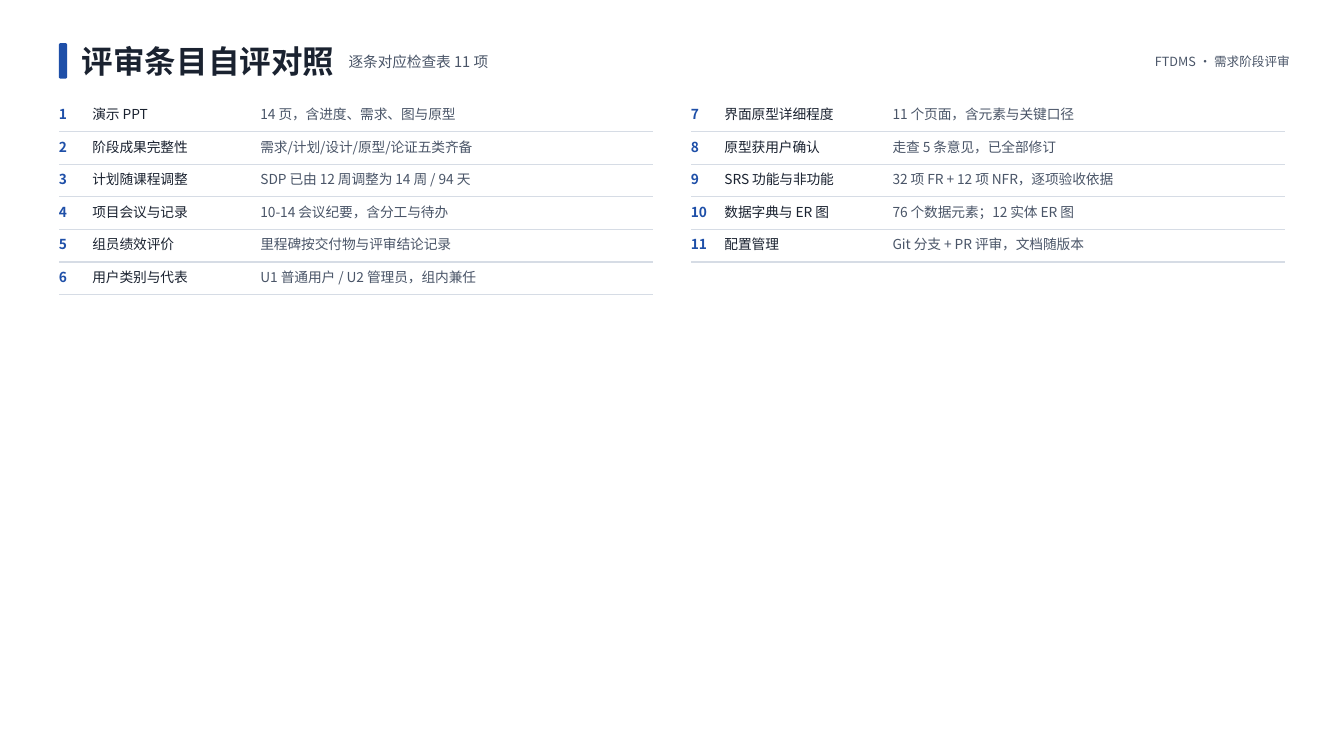
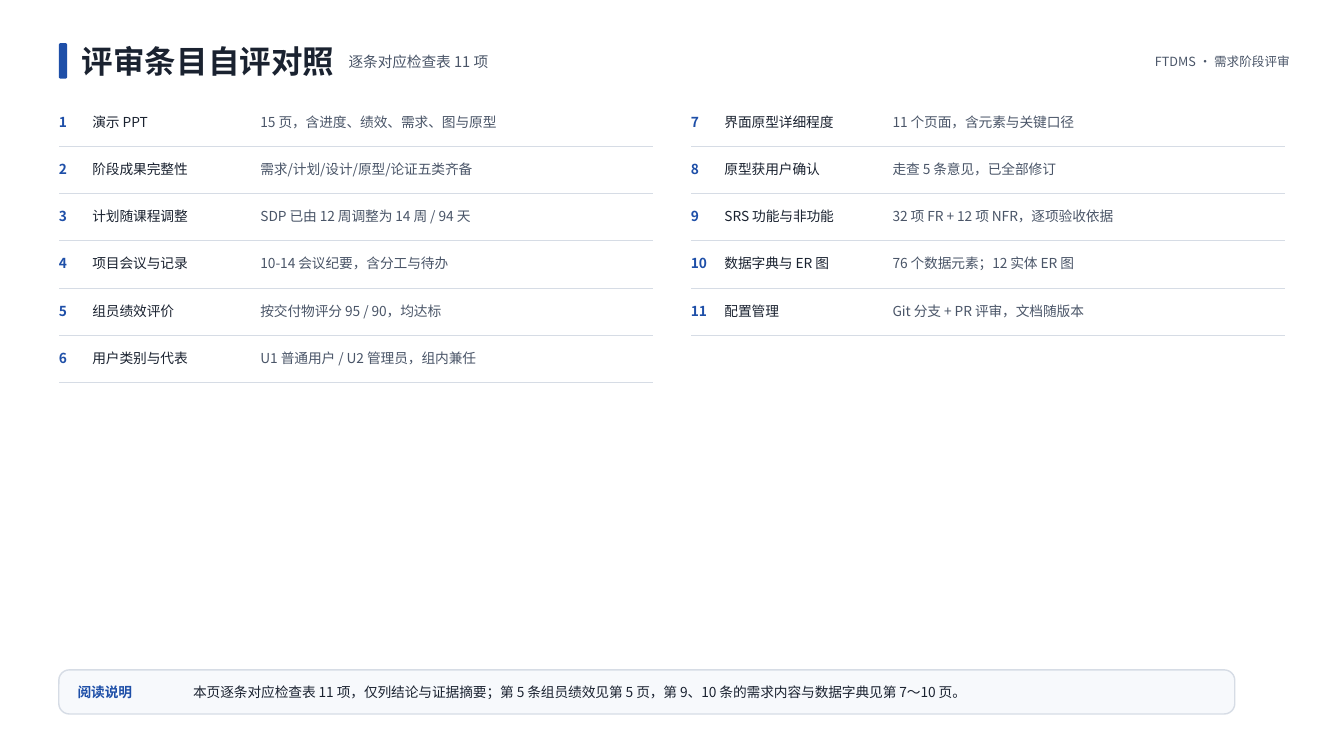
Before and after one commit to dianwanyue/fitness-training-diet, a slide deck: slide 4 of docs/需求分析/健身训练与饮食管理系统_需求阶段评审.pptx. Drawn at 1344x756 pixels with LibreOffice and Linux fonts; fonts in the diff are those of the drawing. Boxes give left, top, right and bottom in pixels: in the first picture for what was removed or moved away, otherwise in the second. Text is boxed around its words. In the diff, an @@ line names an element or a change of style, - is before the commit and + after.

Commit message:
11-1需求评审PPT：补充组员绩效评价

```diff
--- a/docs/需求分析/健身训练与饮食管理系统_需求阶段评审.pptx
+++ b/docs/需求分析/健身训练与饮食管理系统_需求阶段评审.pptx
@@ freeform shape: place and size @@
-freeform shape at (58, 99, 653, 132)
+freeform shape at (58, 99, 653, 147)
@@ text at (260, 115, 497, 128): text changed @@
-14 页，含进度、需求、图与原型
+15 页，含进度、绩效、需求、图与原型
@@ freeform shape: place and size @@
-freeform shape at (691, 99, 1286, 132)
+freeform shape at (691, 99, 1286, 147)
@@ 5 texts: place and size @@
-5 texts at (59, 107, 1074, 120)
+5 texts at (59, 115, 1074, 128)
@@ freeform shape: place and size @@
-freeform shape at (58, 163, 653, 197)
+freeform shape at (58, 146, 653, 195)
@@ freeform shape: place and size @@
-freeform shape at (691, 163, 1286, 197)
+freeform shape at (691, 146, 1286, 195)
@@ 6 texts: place and size @@
-6 texts at (59, 140, 1056, 155)
+6 texts at (59, 162, 1056, 177)
@@ freeform shape: place and size @@
-freeform shape at (58, 197, 653, 230)
+freeform shape at (58, 194, 653, 242)
@@ freeform shape: place and size @@
-freeform shape at (691, 197, 1286, 230)
+freeform shape at (691, 194, 1286, 242)
@@ 6 texts: place and size @@
-6 texts at (59, 172, 1113, 185)
+6 texts at (59, 209, 1113, 222)
@@ freeform shape: place and size @@
-freeform shape at (58, 261, 653, 294)
+freeform shape at (58, 241, 653, 289)
@@ freeform shape: place and size @@
-freeform shape at (691, 229, 1286, 262)
+freeform shape at (691, 241, 1286, 289)
@@ 6 texts: place and size @@
-6 texts at (59, 205, 1074, 219)
+6 texts at (59, 256, 1074, 270)
@@ freeform shape: place and size @@
-freeform shape at (58, 229, 653, 262)
+freeform shape at (58, 287, 653, 336)
@@ freeform shape: place and size @@
-freeform shape at (691, 131, 1286, 164)
+freeform shape at (691, 287, 1286, 336)
@@ text at (260, 304, 442, 317): text changed @@
-里程碑按交付物与评审结论记录
+按交付物评分 95 / 90，均达标
@@ 5 texts: place and size @@
-5 texts at (59, 237, 1084, 250)
+5 texts at (59, 304, 1084, 317)
@@ freeform shape: place and size @@
-freeform shape at (58, 131, 653, 164)
+freeform shape at (58, 335, 653, 383)
@@ 3 texts: place and size @@
-3 texts at (59, 270, 476, 283)
+3 texts at (59, 351, 476, 364)
@@ rounded rectangle added at (58, 670, 1235, 715), fill #F7F9FC, outline #D6DCE5 1 pt @@
@@ text added at (78, 685, 133, 698), 9.8 pt, text #1E4FA8, bold @@
+阅读说明
@@ text added at (193, 685, 966, 699), 9.8 pt, text #1A2230 @@
+本页逐条对应检查表 11 项，仅列结论与证据摘要；第 5 条组员绩效见第 5 页，第 9、10 条的需求内容与数据字典见第 7～10 页。
```
Also in this commit, not shown: 1 other slide changed, 1 slide added.
